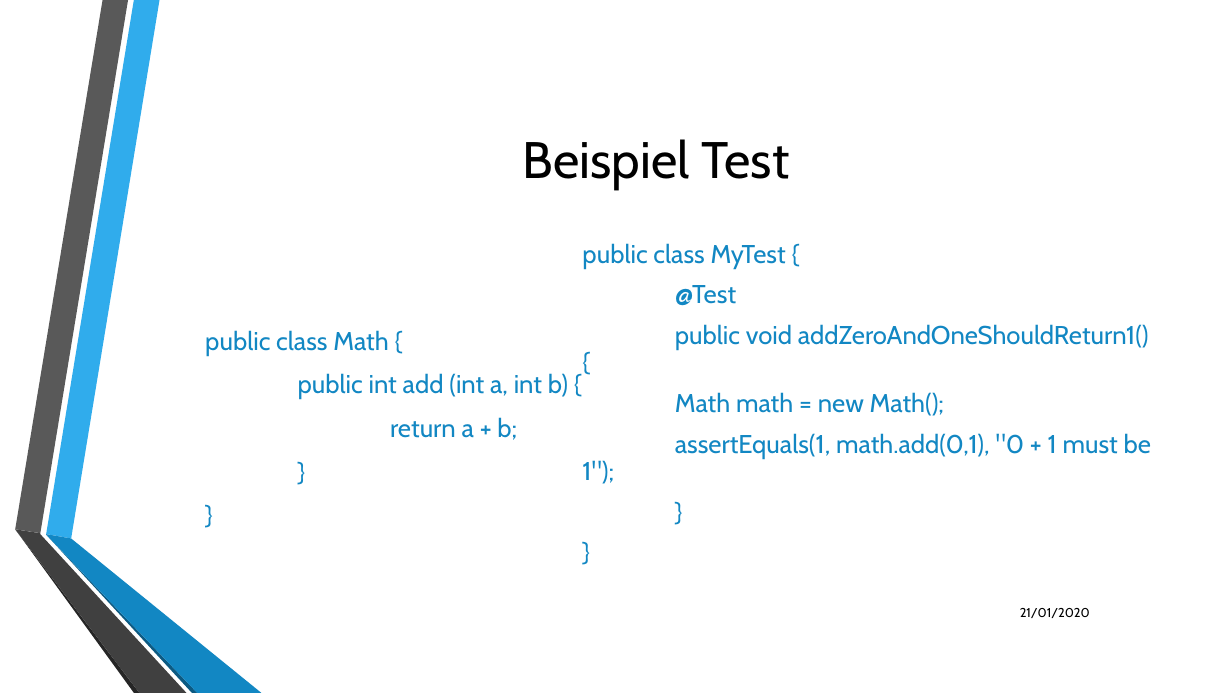
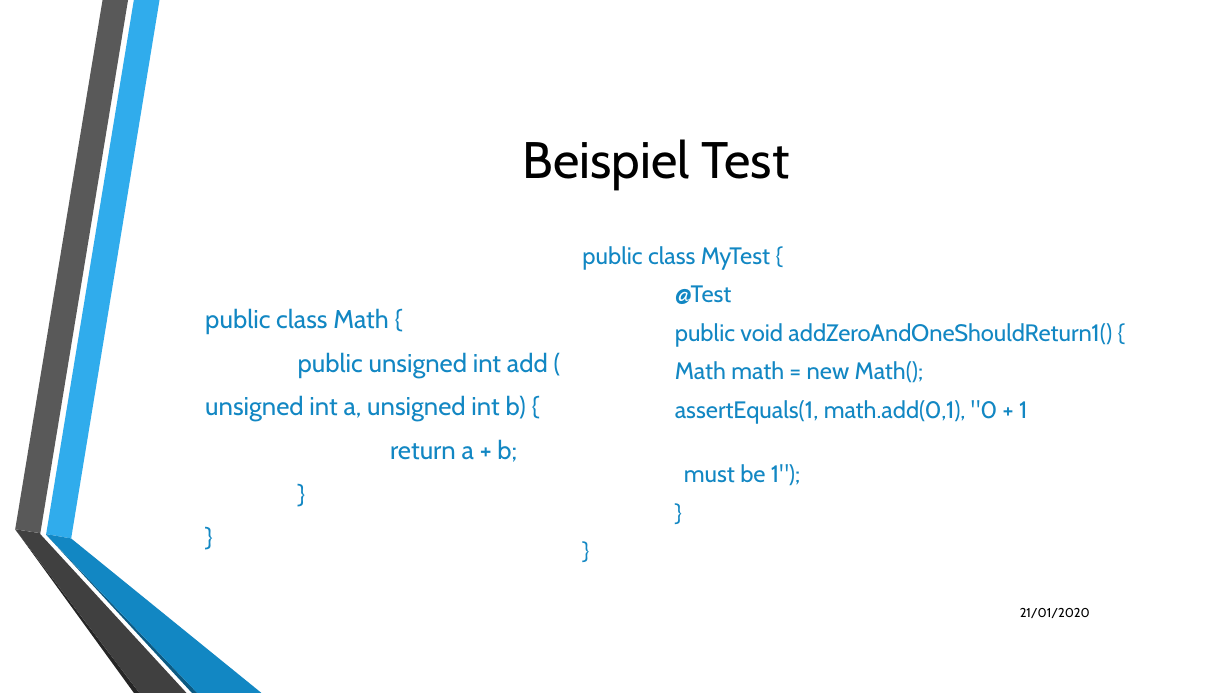
Before and after one commit to LukasKiederle/seminar-coq, a slide deck: slide 3 of final-presentation.odp. Drawn at 1232x693 pixels with LibreOffice and Linux fonts; fonts in the diff are those of the drawing; background and template pictures are left out. Boxes give left, top, right and bottom in pixels: in the first picture for what was removed or moved away, otherwise in the second. Text is boxed around its words. In the diff, an @@ line names an element or a change of style, - is before the commit and + after.

Commit message:
updated presentation

```diff
--- a/final-presentation.odp
+++ b/final-presentation.odp
@@ text at (582, 246, 1112, 383): size 20 to 18.5 pt in "public class MyTest {", "@Test", "public void addZeroAndOneShouldReturn1() {", "Math math = new Math();" and 2 more places @@
@@ text at (205, 352, 548, 421): text changed @@
-public int add (int a, int b) {
+public unsigned int add (
+unsigned int a, unsigned int b) {
@@ text at (675, 400, 1027, 486): text changed; size 20 to 18.5 pt @@
-assertEquals(1, math.add(0,1), "0 + 1 must be 1");
+assertEquals(1, math.add(0,1), "0 + 1
+must be 1");
```
Also in this commit, not shown: 5 other slides changed, 1 slide added.
